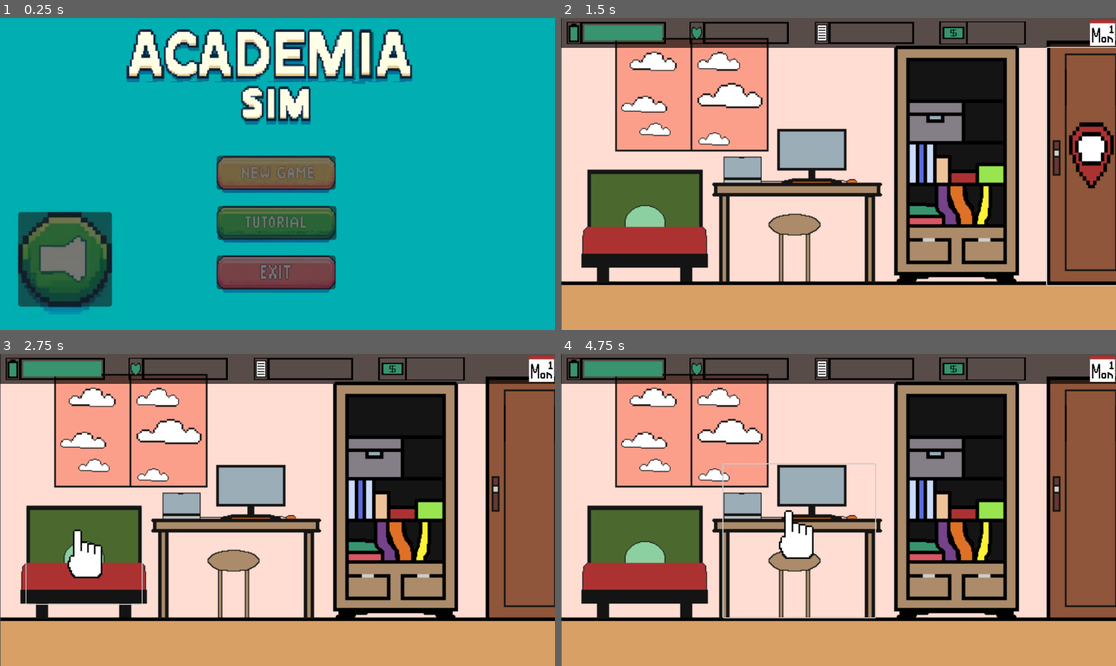
Above: before the commit, frames 1-4 (two rows, left to right).
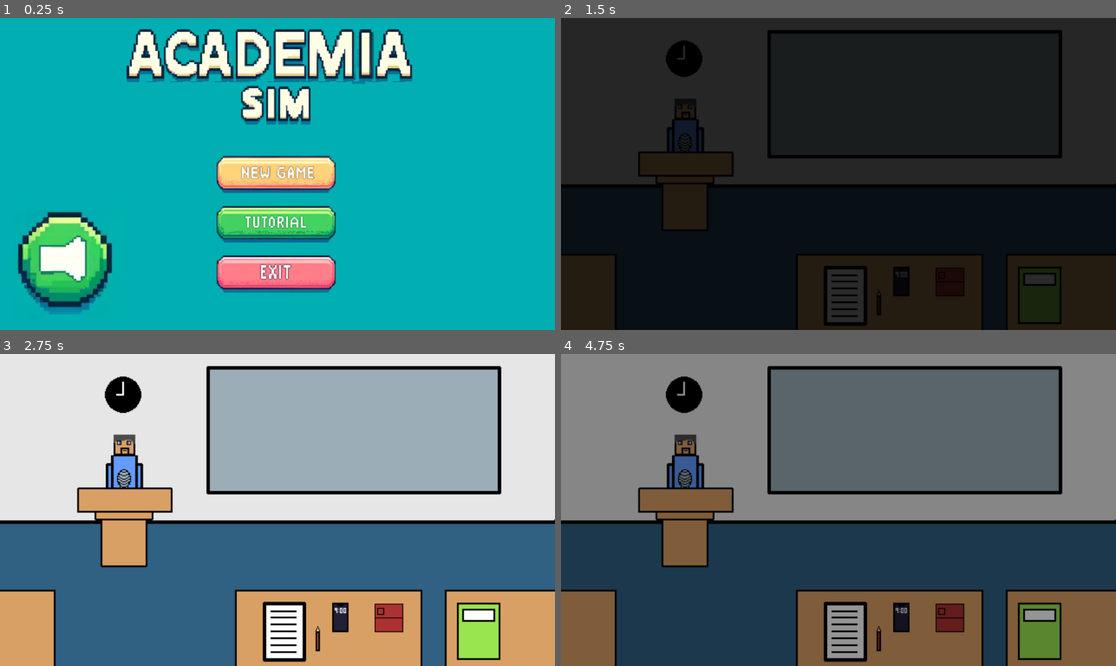
Above: after the commit, the same moments.

Repository: SOOPG/MyFYP
Game: Godot game, scene res://scenes/sceneMainMenu.tscn
The game is run twice, just before and just after one commit, with the same random seed, the same clock (stepped at 60 frames per second) and the same inputs.
Inputs (mouse positions are in pixels of both pictures, inside the frame that each line leads up to):
- Up to frame 1 (0.25 s): no input
- Up to frame 2 (1.5 s): click (838, 174) at 0.5 s; click (1082, 167) at 1.25 s
- Up to frame 3 (2.75 s): click (83, 553) at 2 s
- Up to frame 4 (4.75 s): click (799, 541) at 2.75 s; click (644, 553) at 3.5 s; click (799, 541) at 4.25 s

The runs differ from the first frame. In frame 1, 12% of the frame differs, in the area x 3-61%, y 44-93%; in frame 2, 88%; in frame 3, 92%; in frame 4, 98%, in the area x 0-100%, y 0-100%.

Commit message:
V0.0.3
-Added ability to attend class, hasn't been implemented
-Added location selector menu in the afternoon
-Bug: Gamestate not saved when in different scene

Diff:
--- a/scenes/sceneHome.tscn
+++ b/scenes/sceneHome.tscn
@@ -9,6 +9,7 @@
 [ext_resource type="Texture2D" uid="uid://0vjn7bgujolp" path="res://assets/sprites/ui/status_bars/money/money_ui.png" id="5_i600v"]
 [ext_resource type="Texture2D" uid="uid://cmpxf573xnmbm" path="res://assets/sprites/environments/interact_icon.png" id="7_nfmm5"]
 [ext_resource type="Texture2D" uid="uid://bfw1vt15xotws" path="res://assets/sprites/environments/map_icon.png" id="8_b3opd"]
+[ext_resource type="Texture2D" uid="uid://3r7ajxunn8tq" path="res://assets/scenes/university/room_lecture.png" id="10_swu7j"]
 
 [sub_resource type="StyleBoxEmpty" id="StyleBoxEmpty_oi0sv"]
 
@@ -21,6 +22,43 @@
 [sub_resource type="StyleBoxEmpty" id="StyleBoxEmpty_1afik"]
 
 [sub_resource type="StyleBoxEmpty" id="StyleBoxEmpty_vuxge"]
+
+[sub_resource type="Animation" id="Animation_7c43s"]
+resource_name = "attendClass"
+length = 4.0
+tracks/0/type = "value"
+tracks/0/imported = false
+tracks/0/enabled = true
+tracks/0/path = NodePath("attendClassAnimationPlayer/sceneClassroom:modulate")
+tracks/0/interp = 1
+tracks/0/loop_wrap = true
+tracks/0/keys = {
+"times": PackedFloat32Array(0, 1, 3, 4),
+"transitions": PackedFloat32Array(1, 1, 1, 1),
+"update": 0,
+"values": [Color(0, 0, 0, 1), Color(1, 1, 1, 1), Color(1, 1, 1, 1), Color(0, 0, 0, 1)]
+}
+
+[sub_resource type="Animation" id="Animation_lwofy"]
+length = 0.001
+tracks/0/type = "value"
+tracks/0/imported = false
+tracks/0/enabled = true
+tracks/0/path = NodePath("attendClassAnimationPlayer/sceneClassroom:modulate")
+tracks/0/interp = 1
+tracks/0/loop_wrap = true
+tracks/0/keys = {
+"times": PackedFloat32Array(0),
+"transitions": PackedFloat32Array(1),
+"update": 0,
+"values": [Color(0, 0, 0, 1)]
+}
+
+[sub_resource type="AnimationLibrary" id="AnimationLibrary_6nwt3"]
+_data = {
+"RESET": SubResource("Animation_lwofy"),
+"attendClass": SubResource("Animation_7c43s")
+}
 
 [node name="CanvasLayer" type="CanvasLayer"]
 script = ExtResource("1_bwsg2")
@@ -89,6 +127,7 @@
 theme_override_styles/hover = SubResource("StyleBoxEmpty_56sqf")
 
 [node name="bed_hover" type="Sprite2D" parent="BedButton"]
+visible = false
 position = Vector2(126, 101)
 scale = Vector2(1.5625, 1.65625)
 texture = ExtResource("7_nfmm5")
@@ -102,6 +141,7 @@
 theme_override_styles/hover = SubResource("StyleBoxEmpty_5j6pc")
 
 [node name="study_hover" type="Sprite2D" parent="StudyButton"]
+visible = false
 position = Vector2(156, 147)
 scale = Vector2(1.5625, 1.65625)
 texture = ExtResource("7_nfmm5")
@@ -115,8 +155,22 @@
 theme_override_styles/hover = SubResource("StyleBoxEmpty_vuxge")
 
 [node name="door_hover" type="Sprite2D" parent="DoorButton"]
+visible = false
 position = Vector2(92, 222)
 scale = Vector2(1.78125, 2.24219)
 texture = ExtResource("8_b3opd")
 
+[node name="attendClassAnimationPlayer" type="AnimationPlayer" parent="."]
+libraries = {
+"": SubResource("AnimationLibrary_6nwt3")
+}
+
+[node name="sceneClassroom" type="Sprite2D" parent="attendClassAnimationPlayer"]
+visible = false
+modulate = Color(0, 0, 0, 1)
+position = Vector2(576, 324)
+scale = Vector2(1.8, 1.8)
+texture = ExtResource("10_swu7j")
+
 [connection signal="pressed" from="DoorButton" to="." method="_on_door_button_pressed"]
+[connection signal="animation_finished" from="attendClassAnimationPlayer" to="." method="_on_attendClassAnimationFinished"]
--- /dev/null
+++ b/scenes/sceneLocationSelectorMenu.tscn
@@ -0,0 +1,53 @@
+[gd_scene load_steps=7 format=3 uid="uid://dklwqgw6bemws"]
+
+[ext_resource type="Texture2D" uid="uid://w73ex6tvshqn" path="res://assets/scenes/menus/location_selector_menu.png" id="1_id7e5"]
+[ext_resource type="Script" path="res://scripts/LocationNavigator.gd" id="1_lxxm5"]
+
+[sub_resource type="StyleBoxEmpty" id="StyleBoxEmpty_n3fvx"]
+
+[sub_resource type="StyleBoxEmpty" id="StyleBoxEmpty_v2w16"]
+
+[sub_resource type="StyleBoxEmpty" id="StyleBoxEmpty_lmg03"]
+
+[sub_resource type="StyleBoxEmpty" id="StyleBoxEmpty_qtwds"]
+
+[node name="CanvasLayer" type="CanvasLayer"]
+script = ExtResource("1_lxxm5")
+
+[node name="locationSelectorMenu" type="Sprite2D" parent="."]
+position = Vector2(577, 325)
+scale = Vector2(1.79688, 1.8)
+texture = ExtResource("1_id7e5")
+
+[node name="returnButton" type="Button" parent="locationSelectorMenu"]
+offset_left = 227.0
+offset_top = -175.0
+offset_right = 317.0
+offset_bottom = -85.0
+theme_override_styles/normal = SubResource("StyleBoxEmpty_n3fvx")
+
+[node name="hangoutButton" type="Button" parent="locationSelectorMenu"]
+offset_left = 32.0
+offset_top = -173.0
+offset_right = 186.0
+offset_bottom = -10.0
+theme_override_styles/normal = SubResource("StyleBoxEmpty_v2w16")
+
+[node name="workButton" type="Button" parent="locationSelectorMenu"]
+offset_left = -302.0
+offset_top = -169.0
+offset_right = -151.0
+offset_bottom = -5.0
+theme_override_styles/normal = SubResource("StyleBoxEmpty_lmg03")
+
+[node name="homeButton" type="Button" parent="locationSelectorMenu"]
+offset_left = -132.0
+offset_top = 11.0
+offset_right = 21.0
+offset_bottom = 177.0
+theme_override_styles/normal = SubResource("StyleBoxEmpty_qtwds")
+
+[connection signal="pressed" from="locationSelectorMenu/returnButton" to="." method="_on_return_button_pressed"]
+[connection signal="pressed" from="locationSelectorMenu/hangoutButton" to="." method="_on_hangout_button_pressed"]
+[connection signal="pressed" from="locationSelectorMenu/workButton" to="." method="_on_work_button_pressed"]
+[connection signal="pressed" from="locationSelectorMenu/homeButton" to="." method="_on_home_button_pressed"]
--- a/scenes/sceneMainMenu.tscn
+++ b/scenes/sceneMainMenu.tscn
@@ -1,7 +1,15 @@
-[gd_scene load_steps=3 format=3 uid="uid://88avxgw77cs5"]
+[gd_scene load_steps=7 format=3 uid="uid://88avxgw77cs5"]
 
 [ext_resource type="Texture2D" uid="uid://cx5ityv6rqyek" path="res://assets/scenes/menus/main_menu.png" id="1_48mwj"]
 [ext_resource type="Script" path="res://scripts/MainMenu.gd" id="1_b1gfv"]
+
+[sub_resource type="StyleBoxEmpty" id="StyleBoxEmpty_icvod"]
+
+[sub_resource type="StyleBoxEmpty" id="StyleBoxEmpty_hag5m"]
+
+[sub_resource type="StyleBoxEmpty" id="StyleBoxEmpty_a76we"]
+
+[sub_resource type="StyleBoxEmpty" id="StyleBoxEmpty_fqff0"]
 
 [node name="CanvasLayer" type="CanvasLayer"]
 script = ExtResource("1_b1gfv")
@@ -16,24 +24,28 @@
 offset_top = -21.0
 offset_right = 67.0
 offset_bottom = 18.0
+theme_override_styles/normal = SubResource("StyleBoxEmpty_icvod")
 
 [node name="button_tutorial" type="Button" parent="Sprite2D"]
 offset_left = -69.0
 offset_top = 37.0
 offset_right = 68.0
 offset_bottom = 76.0
+theme_override_styles/normal = SubResource("StyleBoxEmpty_hag5m")
 
 [node name="button_exit" type="Button" parent="Sprite2D"]
 offset_left = -70.0
 offset_top = 94.0
 offset_right = 67.0
 offset_bottom = 133.0
+theme_override_styles/normal = SubResource("StyleBoxEmpty_a76we")
 
 [node name="button_volume" type="Button" parent="Sprite2D"]
 offset_left = -299.0
 offset_top = 44.0
 offset_right = -191.0
 offset_bottom = 153.0
+theme_override_styles/normal = SubResource("StyleBoxEmpty_fqff0")
 
 [connection signal="pressed" from="Sprite2D/button_newgame" to="." method="_on_button_newgame_pressed"]
 [connection signal="pressed" from="Sprite2D/button_tutorial" to="." method="_on_button_tutorial_pressed"]
--- a/scenes/sceneTutorial.tscn
+++ b/scenes/sceneTutorial.tscn
@@ -1,7 +1,9 @@
-[gd_scene load_steps=3 format=3 uid="uid://7ox8svec3gpw"]
+[gd_scene load_steps=4 format=3 uid="uid://7ox8svec3gpw"]
 
 [ext_resource type="Texture2D" uid="uid://dlm5jigfors4t" path="res://assets/scenes/menus/tutorial_1.png" id="1_35ik7"]
 [ext_resource type="Script" path="res://scripts/Tutorial.gd" id="1_dsfhi"]
+
+[sub_resource type="StyleBoxEmpty" id="StyleBoxEmpty_m5lvc"]
 
 [node name="CanvasLayer" type="CanvasLayer"]
 script = ExtResource("1_dsfhi")
@@ -16,5 +18,6 @@
 offset_top = 250.0
 offset_right = 952.0
 offset_bottom = 526.0
+theme_override_styles/normal = SubResource("StyleBoxEmpty_m5lvc")
 
 [connection signal="pressed" from="tutorial_page/next" to="." method="_on_next_pressed"]
--- /dev/null
+++ b/scripts/LocationNavigator.gd
@@ -0,0 +1,22 @@
+extends CanvasLayer
+
+
+# Called when the node enters the scene tree for the first time.
+func _ready():
+	pass # Replace with function body.
+
+
+func _on_return_button_pressed():
+	get_tree().change_scene_to_file("res://scenes/sceneHome.tscn")
+
+
+func _on_hangout_button_pressed():
+	get_tree().change_scene_to_file("res://scenes/sceneHome.tscn")
+
+
+func _on_work_button_pressed():
+	get_tree().change_scene_to_file("res://scenes/sceneHome.tscn")
+
+
+func _on_home_button_pressed():
+	get_tree().change_scene_to_file("res://scenes/sceneHome.tscn")
--- a/scripts/sceneHomeHandler.gd
+++ b/scripts/sceneHomeHandler.gd
@@ -29,11 +29,6 @@
 
 # Called when the node enters the scene tree for the first time.
 func _ready():
-	# Hover sprites are not visible at the start
-	bed_hover_icon.visible = false
-	study_hover_icon.visible = false
-	door_hover_icon.visible = false
-
 	# Connect the mouse_entered and mouse_exited signals
 	bed_button.mouse_entered.connect(self._on_bed_mouse_entered)
 	bed_button.mouse_exited.connect(self._on_bed_mouse_exited)
@@ -43,7 +38,6 @@
 
 	door_button.mouse_entered.connect(self._on_door_mouse_entered)
 	door_button.mouse_exited.connect(self._on_door_mouse_exited)
-
 
 func _on_bed_mouse_entered():
 	bed_hover_icon.visible = true
@@ -61,7 +55,15 @@
 func _on_door_button_pressed():
 	if current_time_of_day == TimeOfDay.MORNING:
 		#If morning, attend class when clicked on door
-		get_tree().change_scene_to_file("res://scenes/sceneAttendClass.tscn")
+		$attendClassAnimationPlayer.play("attendClass")
+		$attendClassAnimationPlayer/sceneClassroom.visible = true
 	else:
 		#Go to the selector menu
-		get_tree().change_scene_to_file("res://scenes/sceneMainMenu.tscn")
+		get_tree().change_scene_to_file("res://scenes/sceneLocationSelectorMenu.tscn")
+
+func _on_attendClassAnimationFinished(anim_name):
+	if anim_name == "attendClass":
+		# Hide the classroom sprite and handle any other logic necessary after the class
+		$attendClassAnimationPlayer/sceneClassroom.visible = false
+		current_time_of_day = TimeOfDay.AFTERNOON
+		update_room_sprite()
Not shown: 1 places in scenes/sceneHome.tscn that only renumber resources
